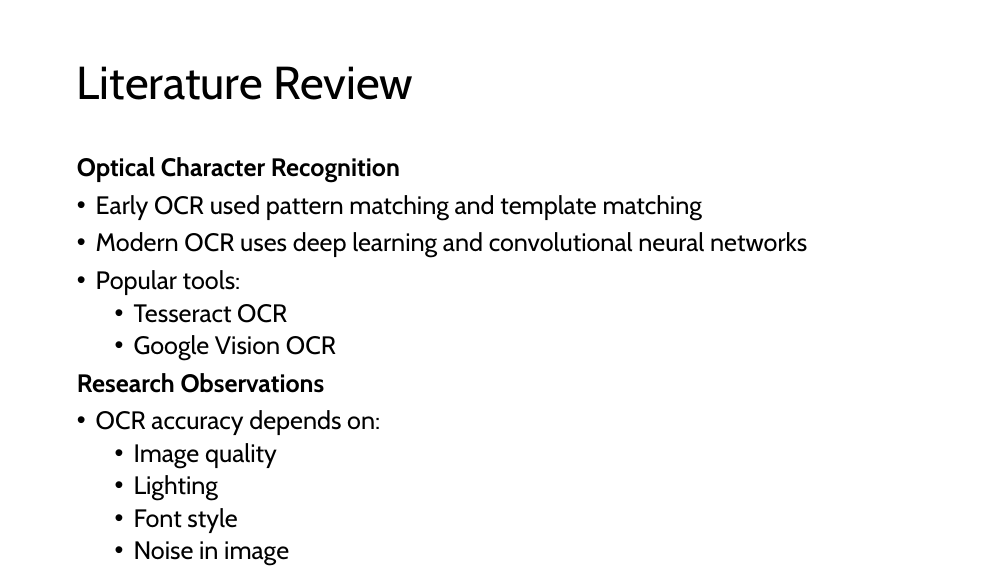
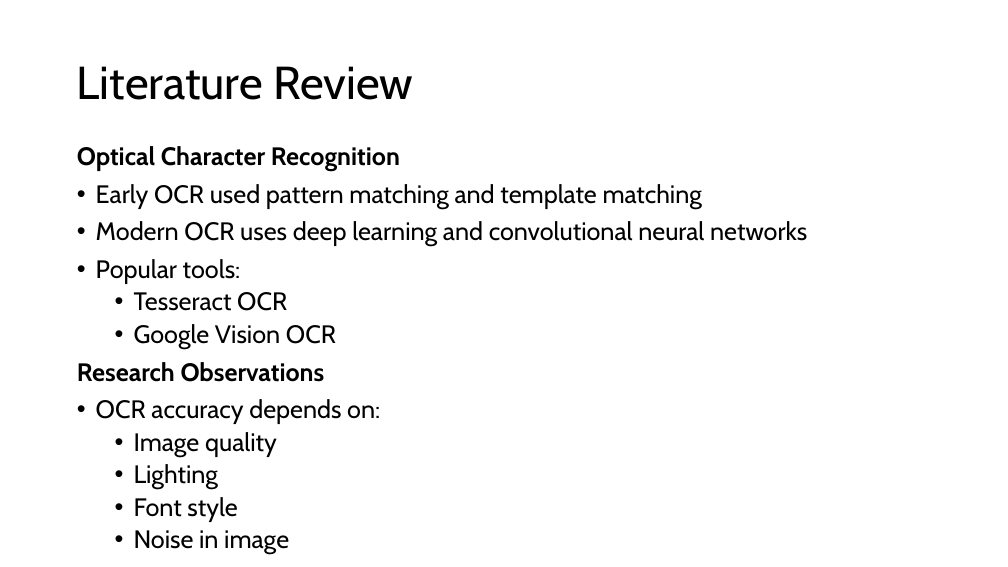
Before and after one commit to shlok200510/PBL, a slide deck: slide 6 of Shlok_PBL.pptx. Drawn at 1008x567 pixels with LibreOffice and Linux fonts; fonts in the diff are those of the drawing. Boxes give left, top, right and bottom in pixels: in the first picture for what was removed or moved away, otherwise in the second. Text is boxed around its words. In the diff, an @@ line names an element or a change of style, - is before the commit and + after.

```diff
--- a/Shlok_PBL.pptx
+++ b/Shlok_PBL.pptx
@@ text "Optical Character Recognition": place and size @@
-text "Optical Character Recognition" at (77, 157, 807, 565)
+text "Optical Character Recognition" at (77, 146, 807, 554)
```
Also in this commit, not shown: 2 other slides changed, 1 slide removed.
